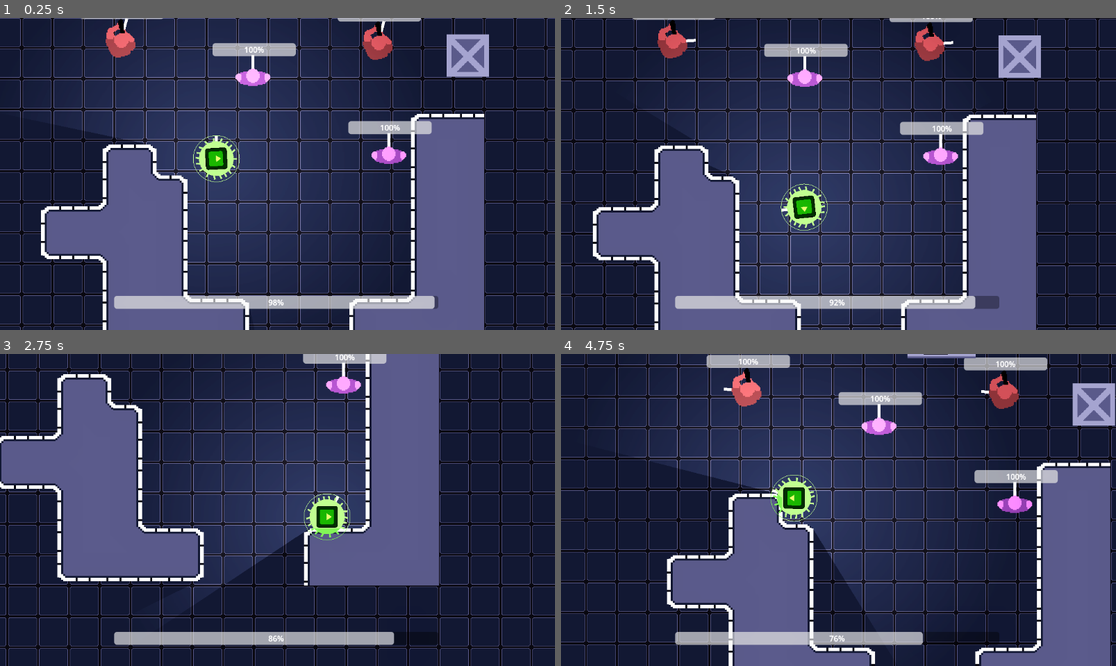
Above: before the commit, frames 1-4 (two rows, left to right).
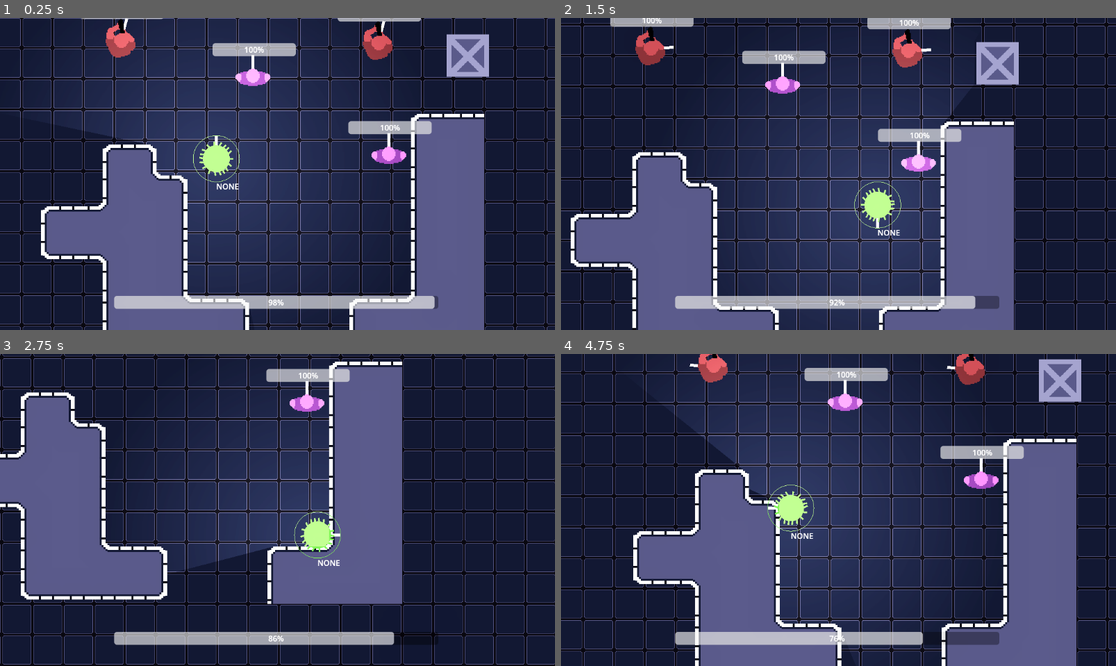
Above: after the commit, the same moments.

Repository: goldchees/wild-jam-83
Game: Godot game, scene res://test.tscn
Same seed, same stepped clock (60 frames per second), same inputs: the game is played once before the commit and once after it. The engine's default icon, where the game draws it, is replaced by a stand-in: a white triangle on a blue panel in a dark square.
Inputs (mouse positions are in pixels of both pictures, inside the frame that each line leads up to):
- Up to frame 1 (0.25 s): no input
- Up to frame 2 (1.5 s): tap Enter at 0.5 s; move the mouse to (794, 161) at 0.52 s; hold D (move_right) 0.53-1.28 s; tap Space (action_1) at 0.6 s; move the mouse to (727, 189) at 1.27 s; hold S (move_down) from 1.28 s (still down); tap Q (action_2) at 1.35 s
- Up to frame 3 (2.75 s): move the mouse to (333, 441) at 2.02 s; release S (move_down) at 2.03 s; hold D (move_right) from 2.03 s (still down); tap Space (action_1) at 2.1 s
- Up to frame 4 (4.75 s): move the mouse to (810, 572) at 2.77 s; release D (move_right) at 2.78 s; hold W (move_up) 2.78-3.53 s; tap Q (action_2) at 2.85, 4.35 s; move the mouse to (1005, 556) at 3.52 s; hold A (move_left) from 3.53 s (still down); tap Space (action_1) at 3.6 s; move the mouse to (672, 463) at 4.27 s

The runs differ from the first frame. In frame 1, 0.6% of the frame differs, in the area x 35-44%, y 38-56%; in frame 2, 42%; in frame 3, 45%; in frame 4, 48%, in the area x 0-100%, y 0-100%.

Commit message:
player rework + self pull, export settings

Diff:
--- a/project.godot
+++ b/project.godot
@@ -115,3 +115,4 @@
 [rendering]
 
 textures/canvas_textures/default_texture_filter=0
+textures/vram_compression/import_etc2_astc=true
--- a/scenes/player.tscn
+++ b/scenes/player.tscn
@@ -1,7 +1,6 @@
-[gd_scene load_steps=7 format=3 uid="uid://0ttdc2eydk86"]
+[gd_scene load_steps=6 format=3 uid="uid://0ttdc2eydk86"]
 
 [ext_resource type="Script" uid="uid://cxpfrldjugq8j" path="res://scripts/player.gd" id="2_g2els"]
-[ext_resource type="Texture2D" uid="uid://8kskkqdaqsal" path="res://assets/icon.svg" id="2_qhqgy"]
 [ext_resource type="Script" uid="uid://cfkrxnyrfyehj" path="res://scripts/dash_ability.gd" id="3_qhqgy"]
 
 [sub_resource type="CircleShape2D" id="CircleShape2D_u32jr"]
@@ -25,7 +24,6 @@
 [node name="Sprite2D" type="Sprite2D" parent="."]
 modulate = Color(0.41004, 0.67, 0.0201, 1)
 scale = Vector2(0.35, 0.35)
-texture = ExtResource("2_qhqgy")
 
 [node name="CollisionShape2D" type="CollisionShape2D" parent="."]
 shape = SubResource("CircleShape2D_u32jr")
--- a/scripts/player.gd
+++ b/scripts/player.gd
@@ -2,6 +2,13 @@
 extends Actor
 
 @export var host: Actor
+
+enum Tentacle{NONE,REACH,GRAB,ENTER,PULL_SELF}
+var tentacle_state: Tentacle = Tentacle.NONE
+
+# stats: (to know when to stop showing input help)
+var times_pulled_self := 0
+var times_possessed := 0
 
 var move_actions: Array[String] = ["move_left","move_right","move_up","move_down"]
 var aim_actions: Array[String] = ["aim_left","aim_right","aim_up","aim_down"]
@@ -10,143 +17,216 @@
 
 var reach = 200
 
-var tentacle_tip: Vector2
+var tip: Vector2
 var tentacle_speed = 600
 var tentacle_reach = 200
 
-var reaching = false
+var reaching: bool:
+    get: return tentacle_state == Tentacle.REACH
 var potential_host: Actor = null
 var wiggle = 0
 
-var is_possessing = false
+var in_host: bool:
+    get: return host != self && host != null
 
 func _ready():
-	energy_bar = %energyBar
+    energy_bar = %energyBar
 
 func _process(delta: float) -> void:
-	super(delta)
-	if (Input.is_action_just_pressed(reach_action)):
-		reaching = true
-		tentacle_tip = Vector2.ZERO
-		wiggle = 0
-
-	if (reaching):
-		wiggle += delta
-		var q = PhysicsPointQueryParameters2D.new()
-		q.position = global_position + tentacle_tip
-		var results = get_world_2d().direct_space_state.intersect_point(q)
-		for r in results:
-			if (r.collider is Actor):
-				if (r.collider != host):
-					potential_host = r.collider
-			pass
-
-	if (Input.is_action_just_released(reach_action)):
-		if (potential_host != null):
-			possess(potential_host)
-		reaching = false
-		potential_host = null
-
-
-	var input_vector = Input.get_vector(move_actions[0],move_actions[1],move_actions[2],move_actions[3])
-	if (input_vector.length_squared() > 0):
-		# aim = input_vector.normalized()
-		wiggle += delta * 4
-
-	if (reaching):
-		if (potential_host):
-			tentacle_tip = potential_host.global_position - global_position
-			pass
-		else:
-			var tspeed = tentacle_speed
-			if (tentacle_tip.length() > tentacle_reach):
-				tspeed = 300
-			tentacle_tip += input_vector * delta * tspeed
-			if (tentacle_tip.length() > tentacle_reach):
-				tentacle_tip = tentacle_tip.move_toward(Vector2.ZERO,200 * delta)
-				pass
-	elif(host != null):
-		host.move(input_vector)
-	else: self.move(input_vector)
-
-	if (Input.is_action_just_pressed(action2)):
-		if (host != null && host != self):
-			leave_host()
-		else:
-			$dash_ability.on_dash_action()
-
-	if (energy_bar.value > 0):
-		if (is_possessing):
-			energy += delta * 10
-			host.energy -= delta * 10
-		else:
-			energy -= delta * 5
-
-	energy_bar.value = energy
-
-	queue_redraw()
+    super(delta)
+
+    if (tentacle_state == Tentacle.NONE):
+        tip = tip.move_toward(Vector2.ZERO,delta * 1000)
+
+    if (tentacle_state == Tentacle.ENTER):
+        if (potential_host != null):
+            global_position = global_position.move_toward(potential_host.global_position,delta * 800)
+            tip = potential_host.global_position - global_position
+        if (global_position.is_equal_approx(potential_host.global_position)):
+            possess(potential_host)
+
+    if (Input.is_action_just_pressed(action2)):
+        if (host != null && host != self):
+            leave_host()
+        if (tentacle_state == Tentacle.REACH):
+            tentacle_state = Tentacle.PULL_SELF
+            times_pulled_self += 1
+            $CollisionShape2D.disabled = true
+
+    var wander_length = 100
+    if (tip.length() < wander_length && wiggle < 2):
+        tip = tip.move_toward(aim * wander_length,delta * 200)
+
+
+    if (tentacle_state == Tentacle.PULL_SELF):
+        var global_tip = global_position + tip
+        global_position = global_position.move_toward(global_tip,delta * 800)
+        tip = global_tip - global_position
+        if (global_position.is_equal_approx(global_tip)):
+            $CollisionShape2D.disabled = false
+            tentacle_state = Tentacle.NONE
+
+
+    if (tentacle_state == Tentacle.NONE):
+        if (Input.is_action_just_pressed(reach_action)):
+            tentacle_state = Tentacle.REACH
+            tip = Vector2.ZERO
+            wiggle = 0
+
+    if (tentacle_state == Tentacle.REACH || tentacle_state == Tentacle.GRAB):
+
+        wiggle += delta
+        var q = PhysicsPointQueryParameters2D.new()
+        q.position = global_position + tip
+        var results = get_world_2d().direct_space_state.intersect_point(q)
+        for r in results:
+            if (r.collider is Actor):
+                if (r.collider != host):
+                    potential_host = r.collider
+
+    if (Input.is_action_just_released(reach_action)):
+        if (tentacle_state == Tentacle.REACH):
+            tentacle_state = Tentacle.NONE
+        elif (tentacle_state == Tentacle.GRAB):
+            if (potential_host != null):
+                try_to_enter_target()
+            else:
+                tentacle_state = Tentacle.NONE
+
+
+    var input_vector = Input.get_vector(move_actions[0],move_actions[1],move_actions[2],move_actions[3])
+    if (input_vector.length_squared() > 0):
+        aim = input_vector.normalized()
+        wiggle += delta * 4
+
+    if (tentacle_state == Tentacle.REACH):
+        if (potential_host):
+            tentacle_state = Tentacle.GRAB
+            tip = potential_host.global_position - global_position
+            pass
+        else:
+            var tspeed = tentacle_speed
+            if (tip.length() > tentacle_reach):
+                tspeed = 300
+            tip += input_vector * delta * tspeed
+            if (tip.length() > tentacle_reach):
+                tip = tip.move_toward(Vector2.ZERO,200 * delta)
+                pass
+    elif(tentacle_state == Tentacle.GRAB):
+        pass
+
+    if (tentacle_state == Tentacle.NONE):
+        if(host != null):
+            host.move(input_vector)
+        else:
+            self.move(input_vector)
+
+
+    if (energy_bar.value > 0):
+        if (in_host):
+            energy += delta * 10
+            host.energy -= delta * 10
+        else:
+            energy -= delta * 5
+
+    energy_bar.value = energy
+
+    queue_redraw()
 
 func _input(event: InputEvent) -> void:
-	var aim_input_vector = Input.get_vector(aim_actions[0],aim_actions[1],aim_actions[2],aim_actions[3])
-	if aim_input_vector.length() > 0.1:
-		aim = aim_input_vector.normalized()
-	if event is InputEventMouseMotion && !event.relative.is_zero_approx():
-		aim = global_position.direction_to(get_global_mouse_position())
+    var aim_input_vector = Input.get_vector(aim_actions[0],aim_actions[1],aim_actions[2],aim_actions[3])
+    if aim_input_vector.length() > 0.1:
+        aim = aim_input_vector.normalized()
+    if event is InputEventMouseMotion && !event.relative.is_zero_approx():
+        aim = global_position.direction_to(get_global_mouse_position())
+
+func try_to_enter_target():
+    if (in_host):
+        leave_host()
+    $CollisionShape2D.disabled = true
+    tentacle_state = Tentacle.ENTER
+
 
 func leave_host():
-	if (host == self): return
-	get_parent().remove_child(self)
-	host.get_parent().add_child(self)
-	position = host.position + aim
-	$CollisionShape2D.disabled = false
-	$Sprite2D.visible = true
-	host.is_possessed = false
-	host = self
-	is_possessing = false
+    if (host == self): return
+    get_parent().remove_child(self)
+    host.get_parent().add_child(self)
+    position = host.position + aim
+    $CollisionShape2D.disabled = false
+    $Sprite2D.visible = true
+    host.is_possessed = false
+    host = self
+    tentacle_state = Tentacle.NONE
 
 func possess(target: Actor):
-	if (host == self):
-		$CollisionShape2D.disabled = true
-		$Sprite2D.visible = false
-	position = Vector2.ZERO
-	host = target
-	get_parent().remove_child(self)
-	host.add_child(self)
-	queue_redraw()
-	is_possessing = true
-	if (host == self):
-		host.is_possessed = false
-	else:
-		host.is_possessed = true
+    potential_host = null
+    if (host == self):
+        $CollisionShape2D.disabled = true
+        $Sprite2D.visible = false
+    position = Vector2.ZERO
+    host = target
+    get_parent().remove_child(self)
+    host.add_child(self)
+    tentacle_state = Tentacle.NONE
+    queue_redraw()
+    if (host == self):
+        host.is_possessed = false
+    else:
+        host.is_possessed = true
+    times_possessed += 1
 
 func _draw():
-	var color = Color.LIME_GREEN
-
-	draw_line(Vector2.ZERO,aim * 48,Color.WHITE, 6.0)
-	draw_circle(Vector2.ZERO,48,color,false)
-
-	if (reaching):
-		var resolution = 20
-		var perpendicular = tentacle_tip.rotated(PI / 2).normalized()
-		var length = tentacle_tip.length()
-
-		var points = []
-		for i in resolution:
-			var easing: float = min(i,4) / 4
-			var offset1: Vector2 = perpendicular * sin(i + wiggle) * min((resolution - i)*(resolution - i) * 0.05 + 1,24) * easing
-			points.push_back(tentacle_tip.normalized() * i * length / resolution + offset1)
-		draw_polyline(points,color,4)
-
-	if (!is_possessing):
-		var pulse_radius = 36 + sin(wiggle) * 0.75
-		draw_circle(Vector2.ZERO, pulse_radius, color, true)
-		var wiggle_resolution = 18
-		var radius = 32.0
-		var wiggle_length = 11.0
-		for i in wiggle_resolution:
-			var angle = i * TAU / wiggle_resolution
-			var dir = Vector2.RIGHT.rotated(angle)
-			var base_pos = dir * radius
-			var wiggle_offset = sin(wiggle + i) * 5.0
-			var end_pos = base_pos + dir * wiggle_length + dir.rotated(PI / 2) * wiggle_offset
-			draw_line(base_pos, end_pos, color, 3.5)
+    var color = Color.LIME_GREEN
+
+    draw_line(Vector2.ZERO,aim * 48,Color.WHITE, 6.0)
+    draw_circle(Vector2.ZERO,48,color,false)
+
+    var resolution = 20
+    var perpendicular = tip.rotated(PI / 2).normalized()
+    var length = tip.length()
+
+    var points = []
+    for i in resolution:
+        var easing: float = min(i,4) / 4
+        var offset1: Vector2 = perpendicular * sin(i + wiggle) * min((resolution - i)*(resolution - i) * 0.05 + 1,24) * easing
+        points.push_back(tip.normalized() * i * length / resolution + offset1)
+    draw_polyline(points,color,4)
+
+    if (!in_host):
+        var radius = 24.0
+        if (tentacle_state == Tentacle.ENTER):
+            radius = min(radius,global_position.distance_to(potential_host.global_position) / 3)
+
+        var pulse_radius = radius + 4 + sin(wiggle) * 0.75
+        draw_circle(Vector2.ZERO, pulse_radius, color, true)
+        var wiggle_resolution = 18
+
+        var wiggle_length = 11.0
+        for i in wiggle_resolution:
+            var angle = i * TAU / wiggle_resolution
+            var dir = Vector2.RIGHT.rotated(angle)
+            var base_pos = dir * radius
+            var wiggle_offset = sin(wiggle + i) * 5.0
+            var end_pos = base_pos + dir * wiggle_length + dir.rotated(PI / 2) * wiggle_offset
+            draw_line(base_pos, end_pos, color, 3.5)
+
+    var font = ThemeDB.fallback_font
+    draw_string(font,Vector2(0,64),Tentacle.keys()[tentacle_state])
+
+    if (tentacle_state == Tentacle.REACH):
+        if (times_pulled_self < 10 && tip.length() > (tentacle_reach * 1.2) + times_pulled_self || wiggle > 5 + times_pulled_self):
+            draw_string(font,tip+Vector2(0,-62),get_action_key_label(action2) + " to pull",HORIZONTAL_ALIGNMENT_CENTER,-1,22,Color.BLACK)
+            draw_string(font,tip+Vector2(-2,-64),get_action_key_label(action2) + " to pull",HORIZONTAL_ALIGNMENT_CENTER,-1,22,Color.WHITE)
+
+
+static func get_action_key_label(action: String):
+    var xbox_buttons: Array[String] = ["Ⓐ","Ⓑ","Ⓧ","Ⓨ"]
+    var events: Array[InputEvent] = InputMap.action_get_events(action)
+    var output: String = "press: "
+    for event in events:
+        if (event is InputEventJoypadButton):
+            output += "" + xbox_buttons[event.button_index]
+        if (event is InputEventKey):
+            output += "/" + (event as InputEventKey).as_text_physical_keycode() + ""
+    return output
+    pass
Not shown, added: export_presets.cfg
